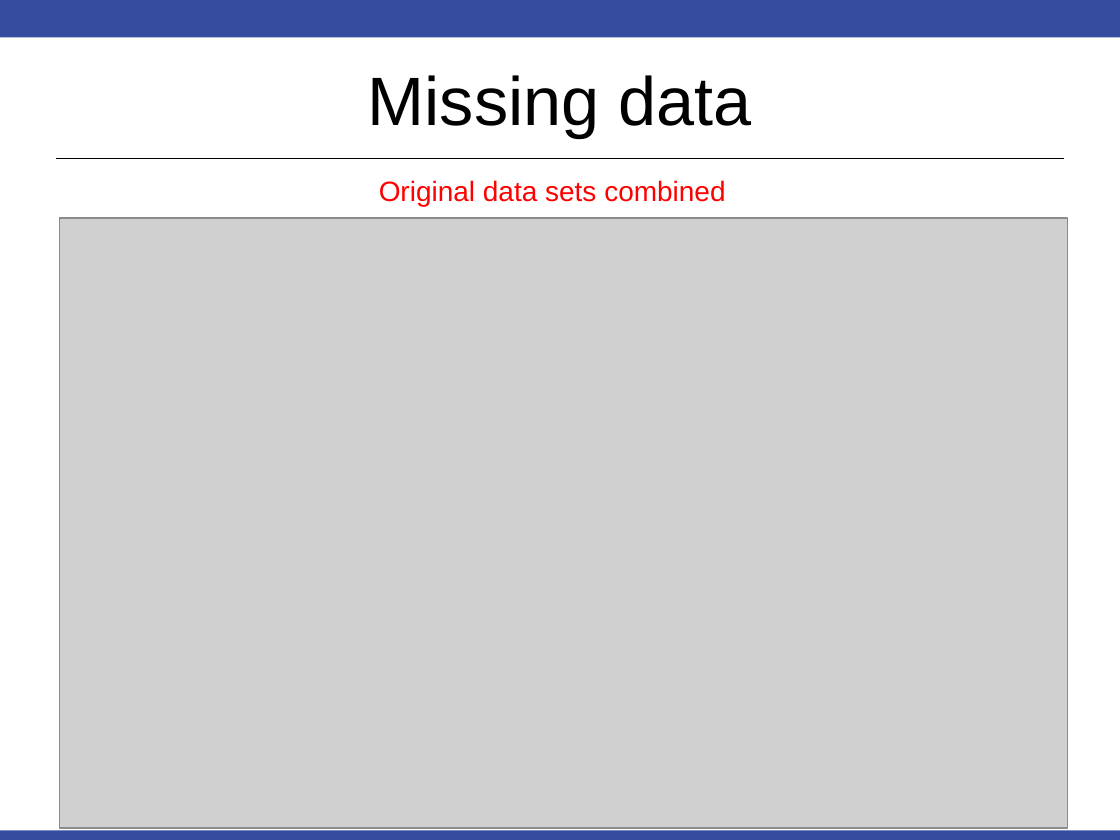
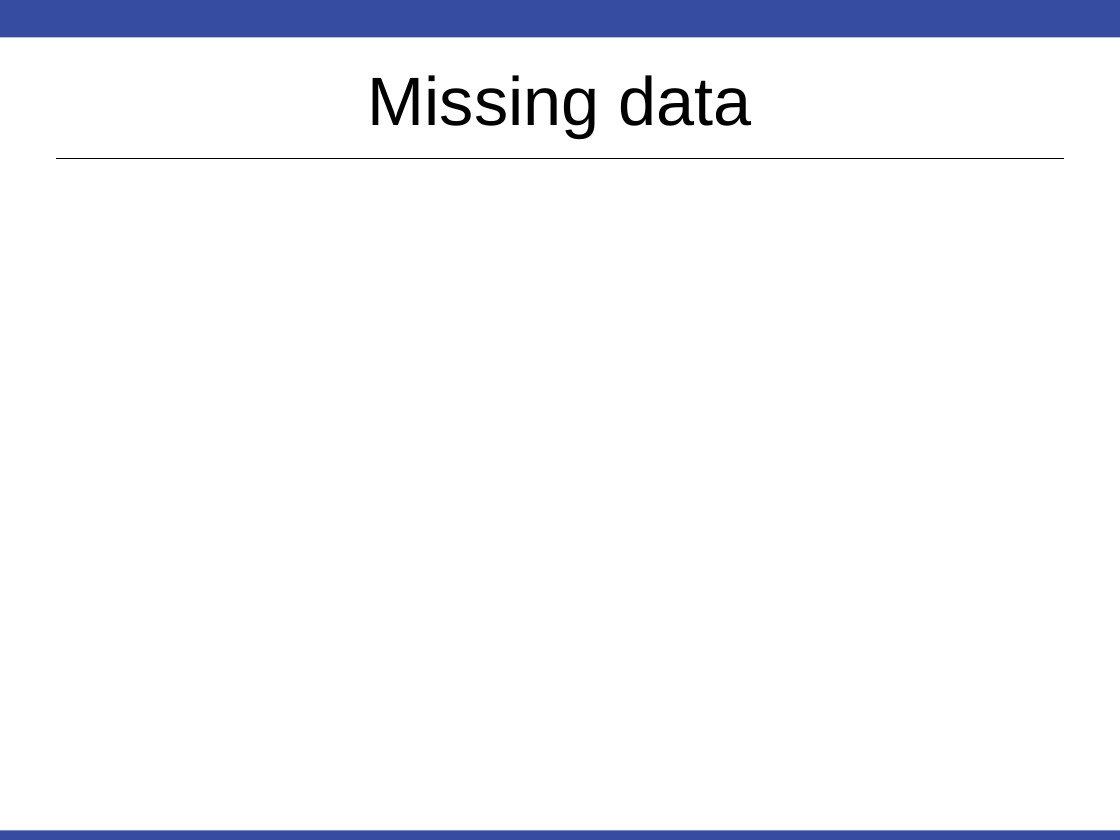
Before and after one commit to mbhedge/Unit_8_Preso, a slide deck: slide 3 of Unit 9 Case Study_Nelson_Hedge.pptx (slide 5 before the commit). Drawn at 1120x840 pixels with LibreOffice and Linux fonts; fonts in the diff are those of the drawing; grey boxes stand for pictures. Boxes give left, top, right and bottom in pixels: in the first picture for what was removed or moved away, otherwise in the second. Text is boxed around its words. In the diff, an @@ line names an element or a change of style, - is before the commit and + after.

```diff
--- a/Unit 9 Case Study_Nelson_Hedge.pptx
+++ b/Unit 9 Case Study_Nelson_Hedge.pptx
@@ text removed at [379,180,725,206] @@
-Original data sets combined
@@ picture removed at [59,218,1067,829] @@
```
Also in this commit, not shown: 6 other slides changed, 4 slides added, 6 slides removed.
